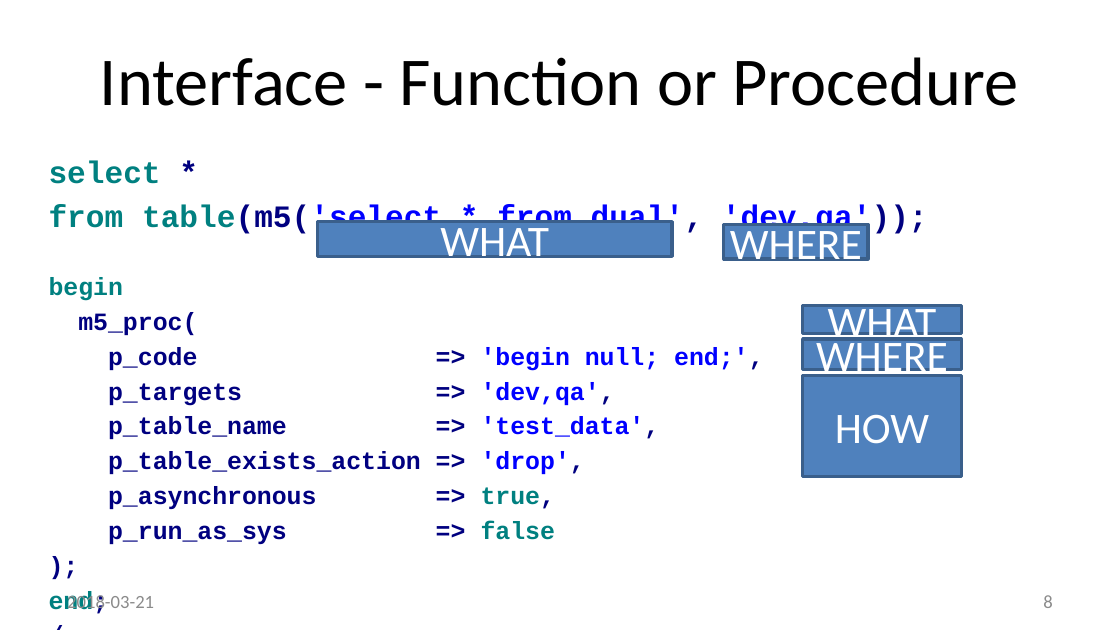
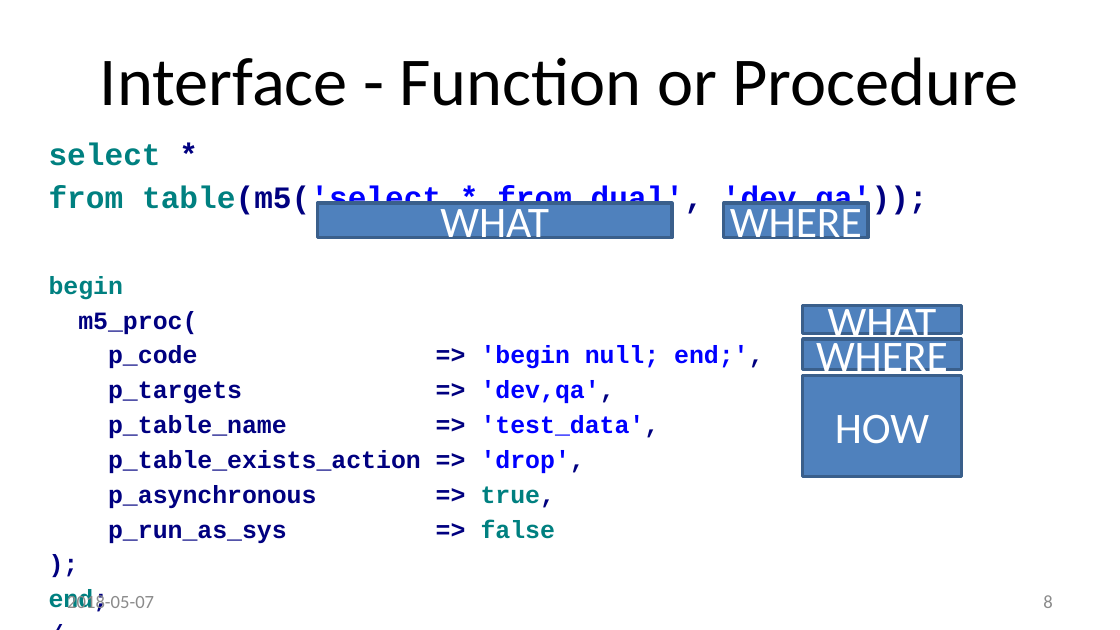
Before and after one commit to method5/method5.github.io, a slide deck: slide 8 of presentations/Method5.pptx. Drawn at 1120x630 pixels with LibreOffice and Linux fonts; fonts in the diff are those of the drawing; background and template pictures are left out. Boxes give left, top, right and bottom in pixels: in the first picture for what was removed or moved away, otherwise in the second. Text is boxed around its words. In the diff, an @@ line names an element or a change of style, - is before the commit and + after.

Commit message:
Updates and simplified wording
1. Updated experience from 15 to 17 years
2. Reworded "A Robust Solution" and updated some statistics.
3. Added "saved" to "Exceptions and Metadata" in "Advantages" slide.
4. Added space between function and procedure for "Interface" slide.
5. Simplified "Minimum Privileges" slide.
6. Added "database-by-database" line to "Oracle Automation Gap" slide.
7. Simplified last slide.

```diff
--- a/presentations/Method5.pptx
+++ b/presentations/Method5.pptx
@@ text "select *" rewrapped from bbox=[49, 161, 928, 544] to bbox=[49, 142, 928, 543] @@
@@ rectangle "WHAT": place and size @@
-rectangle "WHAT" at bbox=[317, 222, 672, 256]
+rectangle "WHAT" at bbox=[317, 203, 672, 237]
@@ rectangle "WHERE": place and size @@
-rectangle "WHERE" at bbox=[724, 224, 868, 259]
+rectangle "WHERE" at bbox=[724, 203, 868, 237]
@@ text at bbox=[67, 592, 154, 612]: text changed @@
-2018-03-21
+2018-05-07
```
Also in this commit, not shown: 24 other slides changed.
